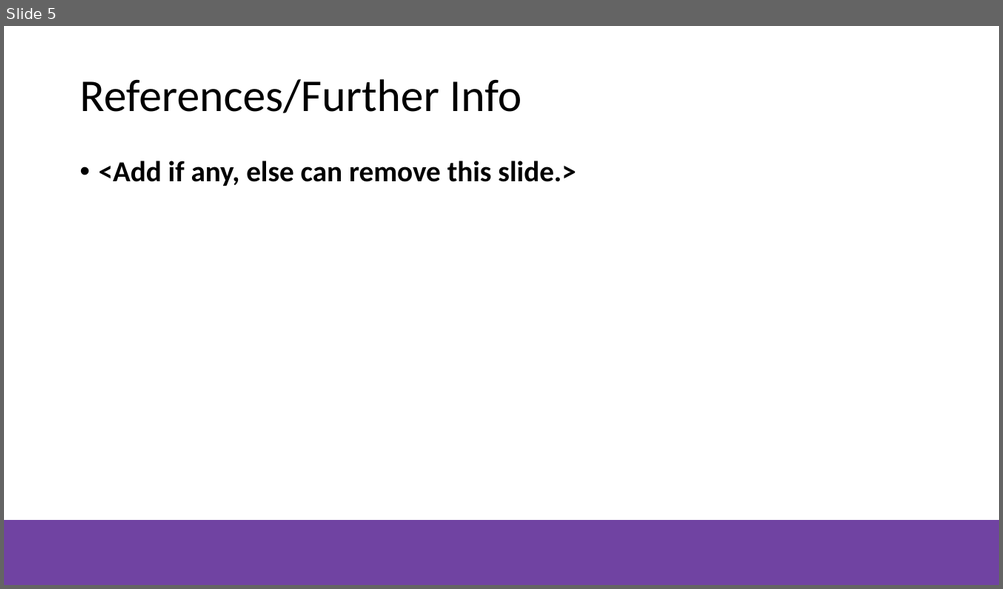
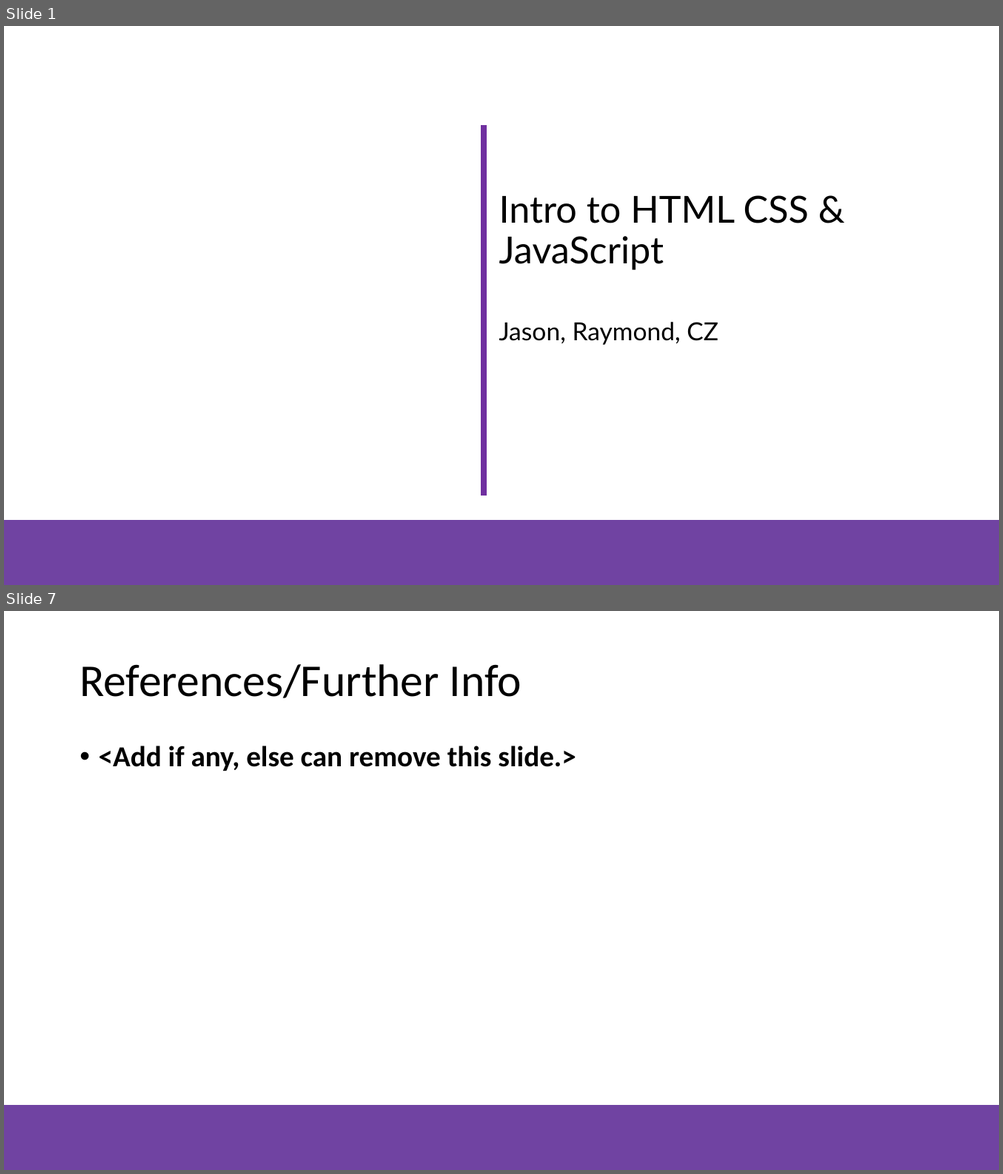
Before and after one commit to NZMSA/2021-introduction-to-general-software-development, a slide deck: html-css-javascript/MSA-Presentation-template.pptx. Shown one above the other, each under a label of ours: slide 5 before the commit, slides 1 and 7 after it; the slides between them are not shown. The pictures are 1003x589 and 1003x1174 pixels, drawn with LibreOffice and Linux fonts; fonts in the diff are those of the drawing; background and template pictures are left out. Boxes give left, top, right and bottom in pixels: in the first picture for what was removed or moved away, otherwise in the second. Text is boxed around its words. In the diff, an @@ line names an element or a change of style, - is before the commit and + after.

```diff
--- a/html-css-javascript/MSA-Presentation-template.pptx
+++ b/html-css-javascript/MSA-Presentation-template.pptx
@@ slide 1 added at bbox=[4, 26, 999, 585], background #FFFFFF; not listed: 1 template element that a slide beside it also shows @@
@@ line added from (484, 125) to (484, 496), #7030A0 6 pt @@
@@ text added at bbox=[499, 195, 808, 345], 36 pt, text #000000 @@
+Intro to HTML CSS & JavaScript
+Jason, Raymond, CZ
@@ what was slide 5 is now slide 7 @@
```
Also in this commit, not shown: 2 slides changed, 3 other slides added, 2 slides removed, 3 other files.
